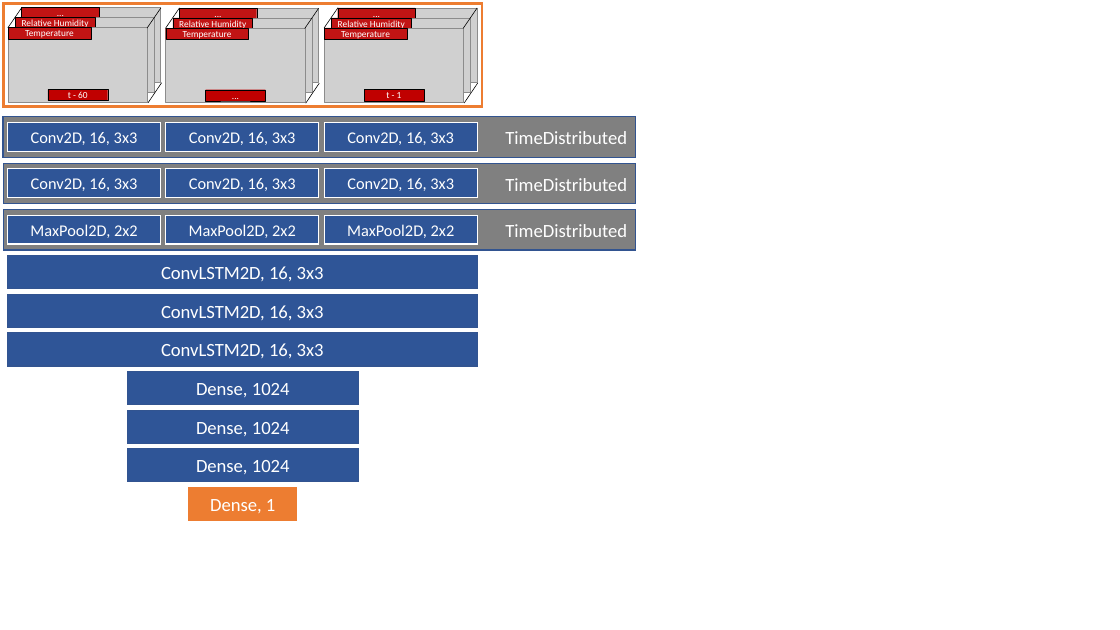
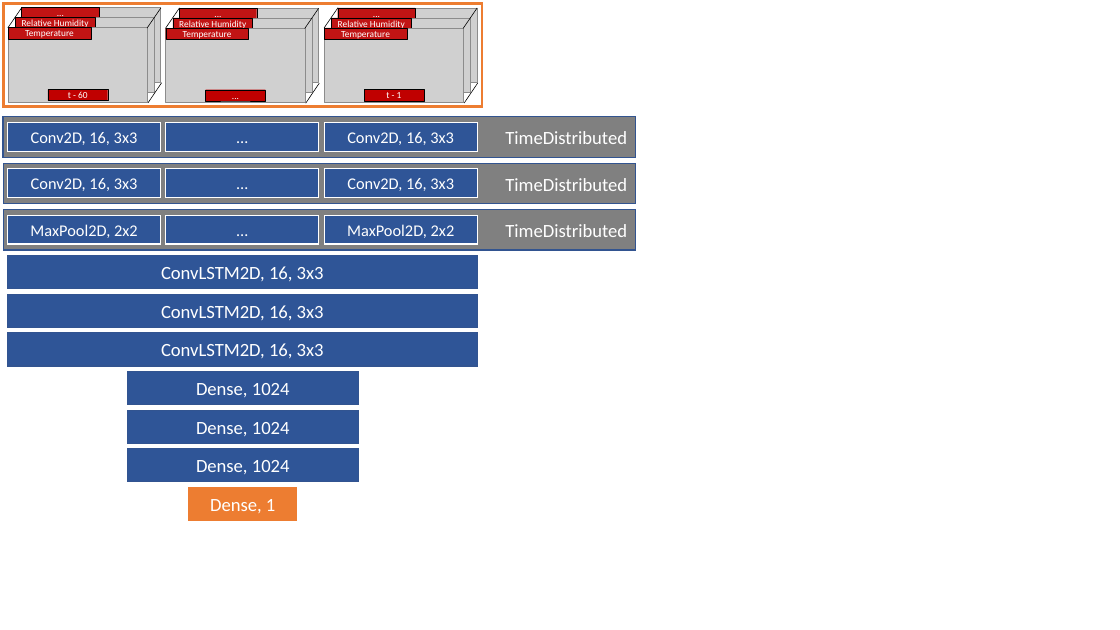
Before and after one commit to rschlaefli/17hs-bsc-thesis-clean, a slide deck: slide 3 of thesis/Visualizations.pptx (slide 2 before the commit). Drawn at 1120x630 pixels with LibreOffice and Linux fonts; fonts in the diff are those of the drawing; grey boxes stand for pictures. Boxes give left, top, right and bottom in pixels: in the first picture for what was removed or moved away, otherwise in the second. Text is boxed around its words. In the diff, an @@ line names an element or a change of style, - is before the commit and + after.

```diff
--- a/thesis/Visualizations.pptx
+++ b/thesis/Visualizations.pptx
@@ text in rectangle at [189,132,296,145]: text changed @@
-Conv2D, 16, 3x3
+…
@@ text in rectangle at [189,178,296,191]: text changed @@
-Conv2D, 16, 3x3
+…
@@ text in rectangle at [189,224,296,238]: text changed @@
-MaxPool2D, 2x2
+…
```
Also in this commit, not shown: 1 other slide changed, 1 slide added, 10 other files.
